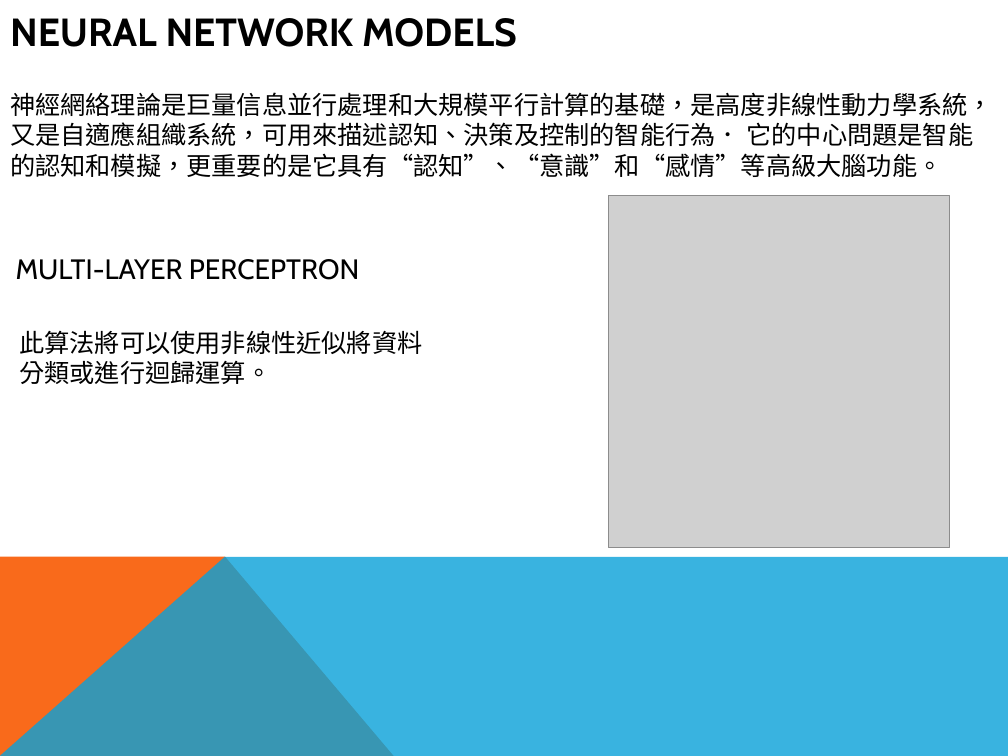
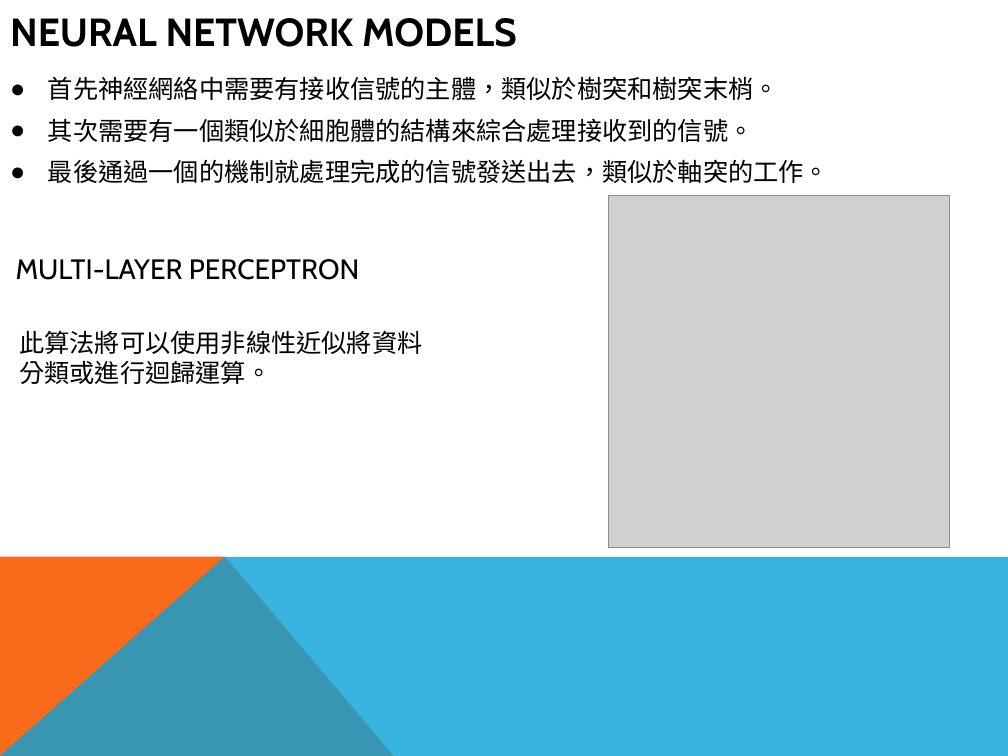
Before and after one commit to kagano/u0524825, a slide deck: slide 2 of 雲端期中作業.pptx. Drawn at 1008x756 pixels with LibreOffice and Linux fonts; fonts in the diff are those of the drawing; grey boxes stand for pictures. Boxes give left, top, right and bottom in pixels: in the first picture for what was removed or moved away, otherwise in the second. Text is boxed around its words. In the diff, an @@ line names an element or a change of style, - is before the commit and + after.

```diff
--- a/雲端期中作業.pptx
+++ b/雲端期中作業.pptx
@@ text at box(48, 76, 829, 183): text changed @@
-神經網絡理論是巨量信息並行處理和大規模平行計算的基礎，是高度非線性動力學系統，又是自適應組織系統，可用來描述認知、決策及控制的智能行為． 它的中心問題是智能的認知和模擬，更重要的是它具有“認知”、“意識”和“感情”等高級大腦功能。
+● 首先神經網絡中需要有接收信號的主體，類似於樹突和樹突末梢。
+● 其次需要有一個類似於細胞體的結構來綜合處理接收到的信號。
+● 最後通過一個的機制就處理完成的信號發送出去，類似於軸突的工作。
```
